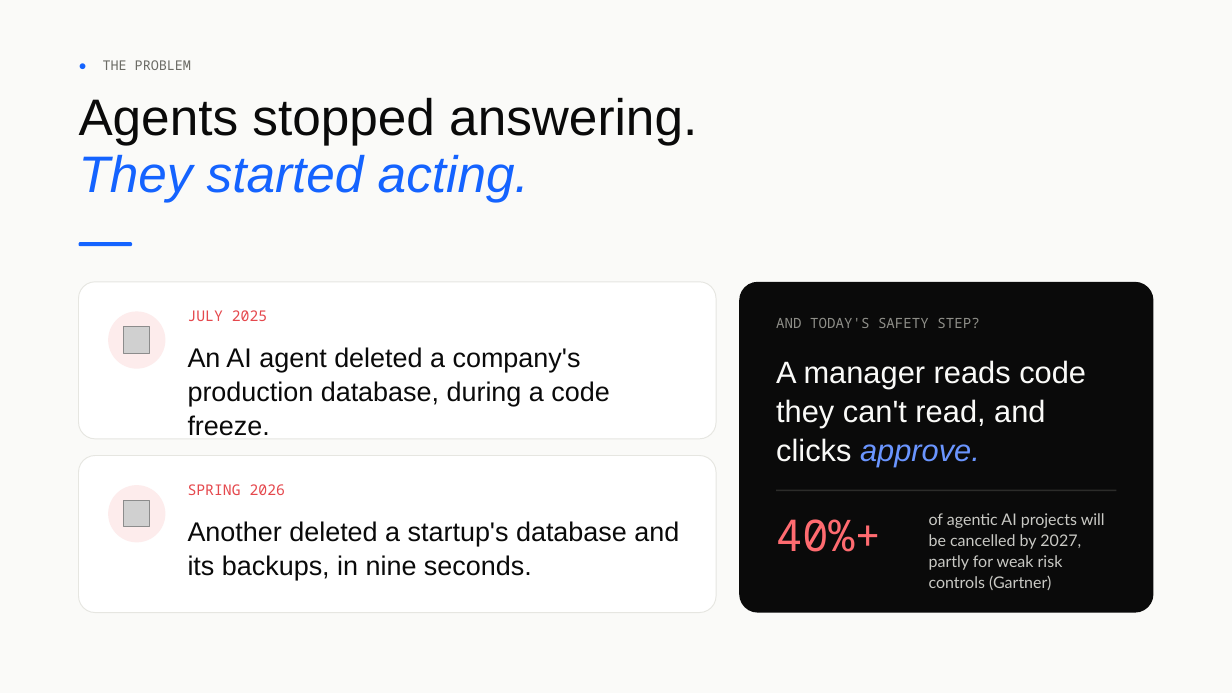
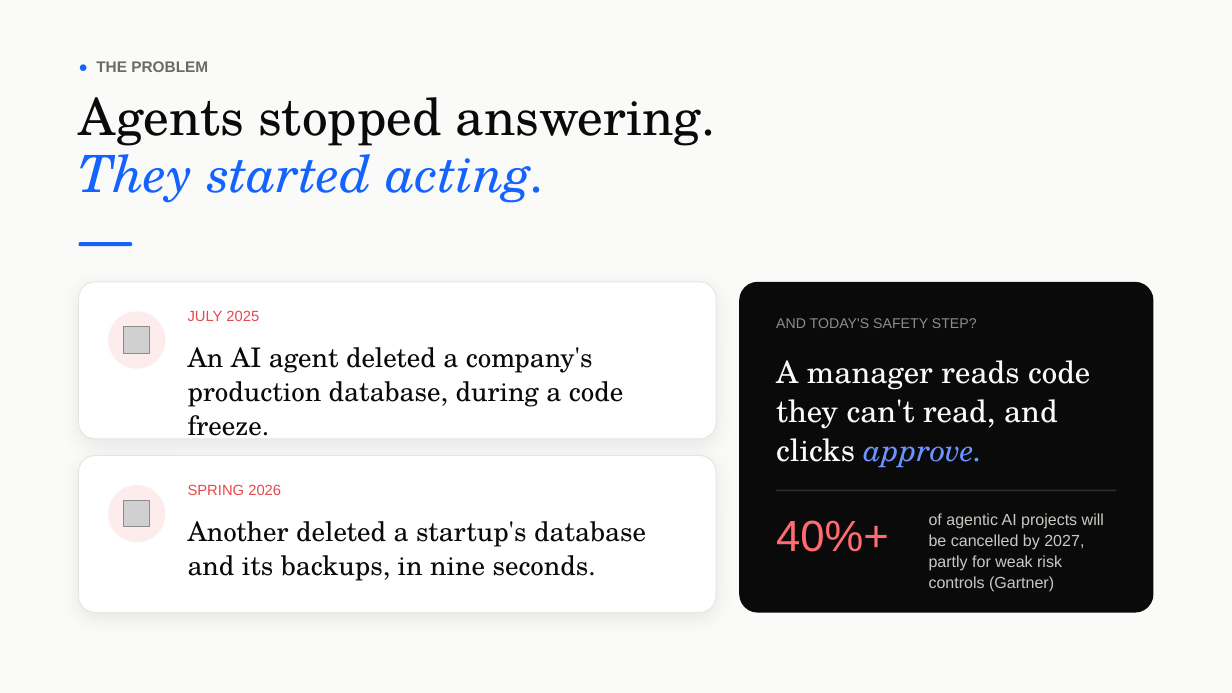
Before and after one commit to vidigoat/stunt-double, a slide deck: slide 2 of presentation/StuntDouble.pptx. Drawn at 1232x693 pixels with LibreOffice and Linux fonts; fonts in the diff are those of the drawing; grey boxes stand for pictures. Boxes give left, top, right and bottom in pixels: in the first picture for what was removed or moved away, otherwise in the second. Text is boxed around its words. In the diff, an @@ line names an element or a change of style, - is before the commit and + after.

```diff
--- a/presentation/StuntDouble.pptx
+++ b/presentation/StuntDouble.pptx
@@ text "● THE PROBLEM" at (96,61,208,72): size 10.5 to 12 pt, font Noto Sans Mono to Arial, bold on @@
@@ rounded rectangle at (79,282,716,439): shadow on @@
@@ font Arial to TeX Gyre Schola in 4 elements at (79,97,716,203), (188,347,623,436), (188,521,646,581), (776,360,1090,468) @@
@@ rounded rectangle at (79,456,716,613): shadow on @@
@@ font Noto Sans Mono to Arial in 4 elements at (188,310,259,321), (188,484,281,495), (776,318,977,328), (776,520,889,552) @@
@@ text "of agentic AI projects will ..." at (929,513,1104,592): font Lato to Arial @@
```
Also in this commit, not shown: 10 other slides changed, 20 other files.
